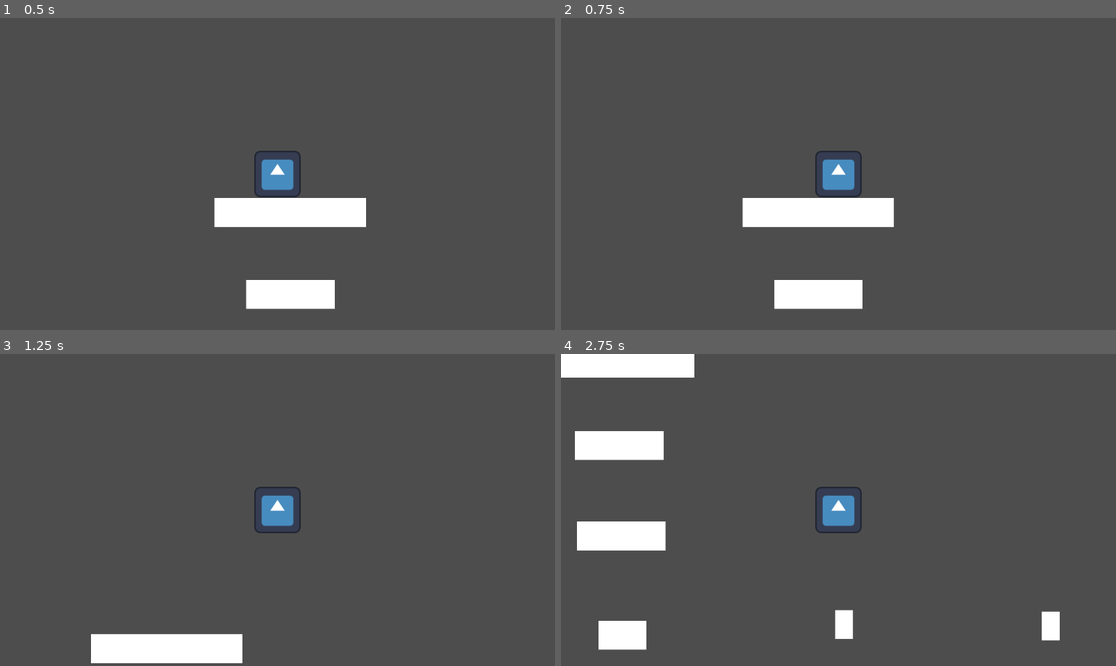
Above: before the commit, frames 1-4 (two rows, left to right).
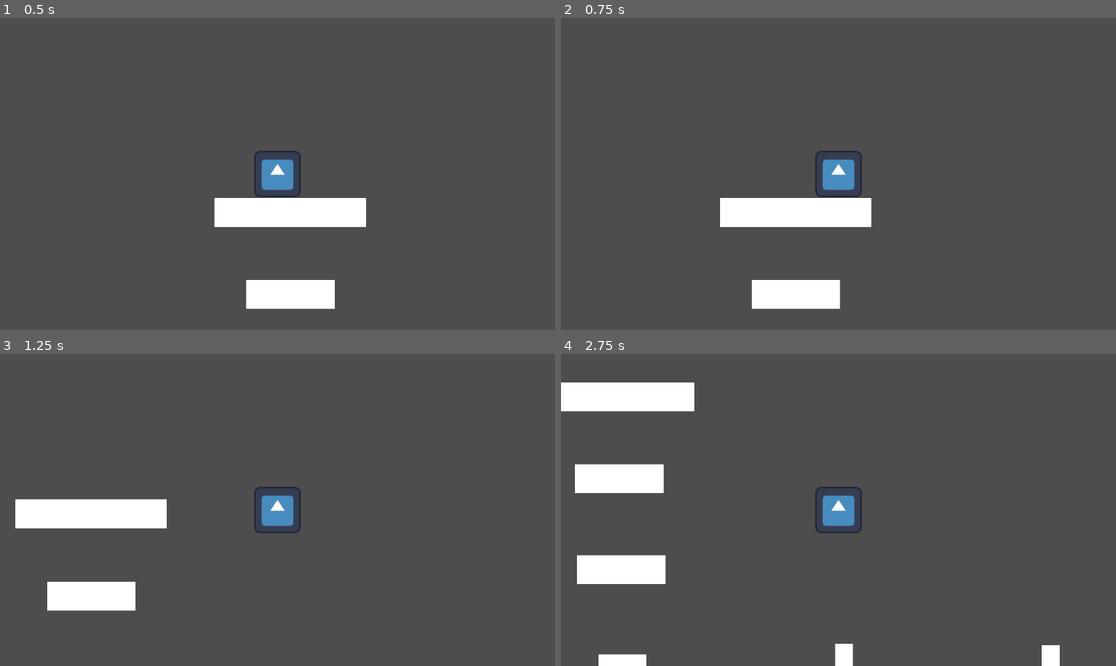
Above: after the commit, the same moments.

Repository: sfaruque10/Godot-2D-Game
Game: Godot game, scene res://baseGameLevel.tscn
Same seed, same stepped clock (60 frames per second), same inputs: the game is played once before the commit and once after it. This scene is started directly instead of the project's main scene. The engine's default icon, where the game draws it, is replaced by a stand-in: a white triangle on a blue panel in a dark square.
Inputs:
- Up to frame 1 (0.5 s): no input
- Up to frame 2 (0.75 s): tap Enter at 0.5 s; hold Right (ui_right) from 0.53 s (still down); tap Space (dash) at 0.6 s
- Up to frame 3 (1.25 s): keep holding Right (ui_right); tap Up (jump) at 0.77 s
- Up to frame 4 (2.75 s): tap Space (dash) at 1.35, 2.1 s; tap Up (jump) at 1.52 s; release Right (ui_right) at 2.03 s; hold Left (ui_left) from 2.03 s (still down)

Frame 1 is identical in both runs. In frame 2, 1.6% of the frame differs, in the area x 28-61%, y 57-94%; in frame 3, 6.6%; in frame 4, 12%, in the area x 0-90%, y 0-100%.

Commit message:
Moved Blocks and Updated Speed
Moved platform blocks and increased wind speed.

Diff:
--- a/2d-game/baseGameLevel.tscn
+++ b/2d-game/baseGameLevel.tscn
@@ -294,7 +294,7 @@
 
 [node name="CollisionShape2D" type="CollisionShape2D" parent="Dash Checkpoint"]
 physics_interpolation_mode = 2
-position = Vector2(-5, -1)
+position = Vector2(-77, 175)
 shape = SubResource("RectangleShape2D_3kg2f")
 
 [node name="Platform 17" type="StaticBody2D" parent="."]
--- a/2d-game/slippery_enemy.tscn
+++ b/2d-game/slippery_enemy.tscn
@@ -4,7 +4,7 @@
 [ext_resource type="Script" uid="uid://b3w3mq01yibaf" path="res://slippery_enemy.gd" id="1_5lclq"]
 
 [sub_resource type="RectangleShape2D" id="RectangleShape2D_1nm4i"]
-size = Vector2(669.5, 12)
+size = Vector2(938, 12)
 
 [sub_resource type="CapsuleShape2D" id="CapsuleShape2D_5lclq"]
 radius = 64.0
@@ -20,7 +20,7 @@
 [node name="Slippery_Surface" type="Area2D" parent="."]
 
 [node name="CollisionShape2D" type="CollisionShape2D" parent="Slippery_Surface"]
-position = Vector2(-43.25, 73)
+position = Vector2(-110, 73)
 shape = SubResource("RectangleShape2D_1nm4i")
 
 [node name="CollisionShape2D" type="CollisionShape2D" parent="."]
--- a/2d-game/wind_enemy.gd
+++ b/2d-game/wind_enemy.gd
@@ -1,6 +1,6 @@
 extends CharacterBody2D
 
-@export var push_force: float = 165.0
+@export var push_force: float = 175.0
 @export var wind_direction: int = 1
 var player = null
 
